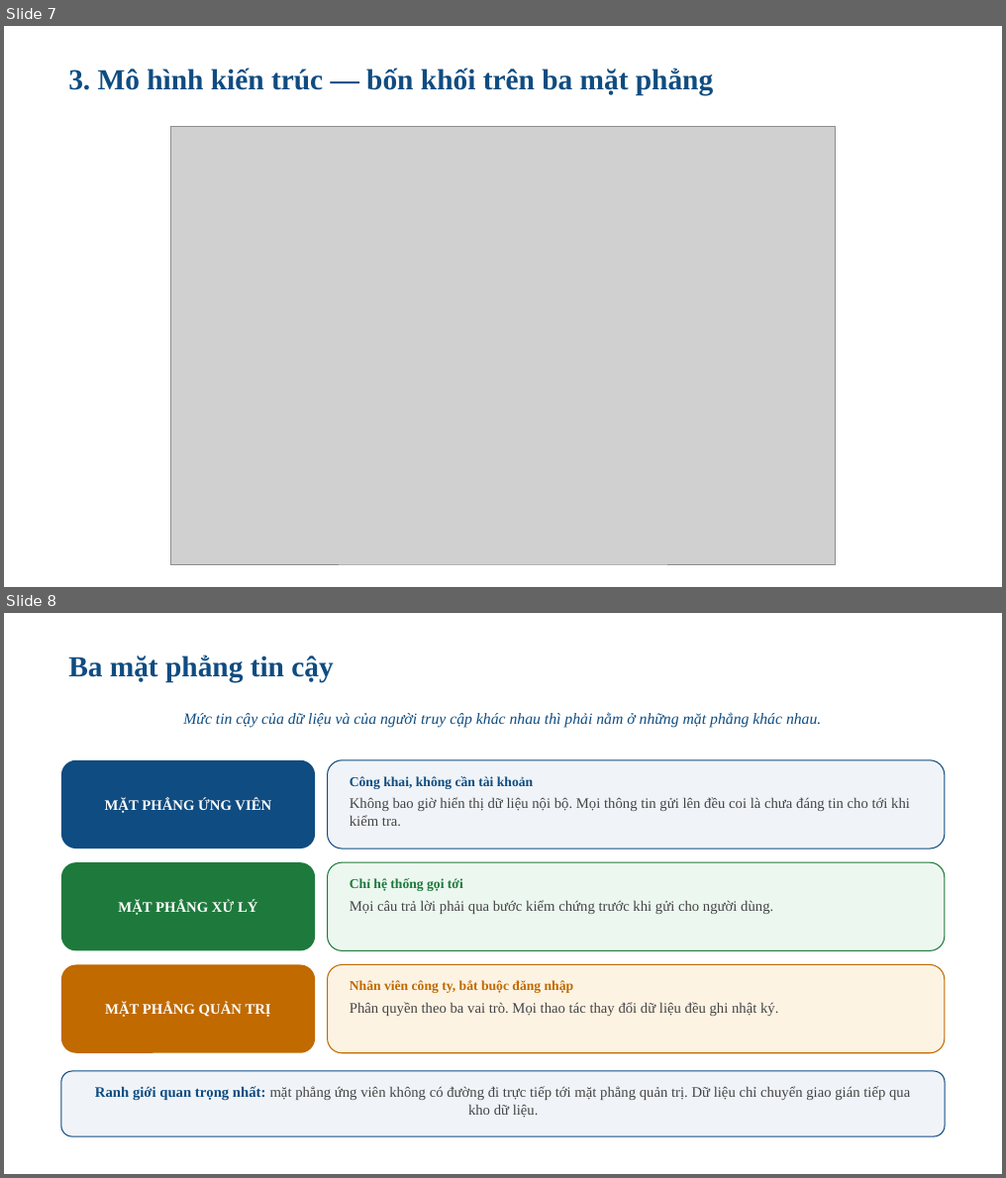
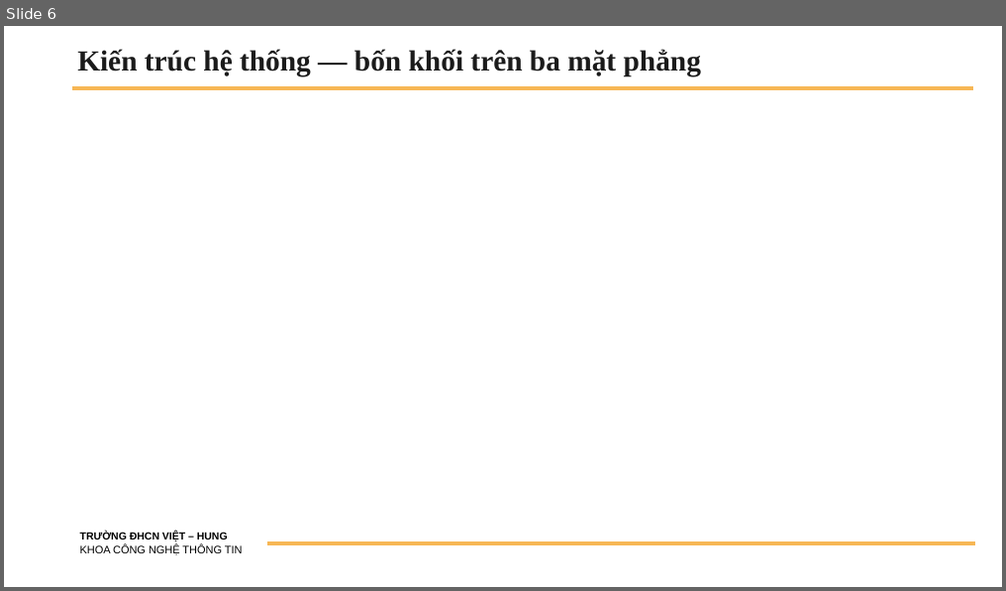
Before and after one commit to Hduc2412/Web-XKLD, a slide deck: tailieu/BaoCao_TienDo_DATN_HoangMinhDuc_2200583.pptx. Shown one above the other, each under a label of ours: slides 7 and 8 before the commit, slide 6 after it. The pictures are 1006x1178 and 1006x591 pixels, drawn with LibreOffice and Linux fonts; fonts in the diff are those of the drawing; grey boxes stand for pictures; background and template pictures are left out. Boxes give left, top, right and bottom in pixels: in the first picture for what was removed or moved away, otherwise in the second. Text is boxed around its words. In the diff, an @@ line names an element or a change of style, - is before the commit and + after.

```diff
--- a/tailieu/BaoCao_TienDo_DATN_HoangMinhDuc_2200583.pptx
+++ b/tailieu/BaoCao_TienDo_DATN_HoangMinhDuc_2200583.pptx
@@ slide 8 removed at (x1=4, y1=613, x2=1002, y2=1174), background #FFFFFF @@
@@ text removed at (x1=68, y1=655, x2=333, y2=682) @@
-Ba mặt phẳng tin cậy
@@ text removed at (x1=183, y1=712, x2=821, y2=728) @@
-Mức tin cậy của dữ liệu và của người truy cập khác nhau thì phải nằm ở những mặt phẳng khác nhau.
@@ rounded rectangle removed at (x1=61, y1=761, x2=316, y2=849) @@
-MẶT PHẲNG ỨNG VIÊN
@@ rounded rectangle removed at (x1=328, y1=761, x2=945, y2=849) @@
@@ text removed at (x1=350, y1=776, x2=910, y2=826) @@
-Công khai, không cần tài khoản
-Không bao giờ hiển thị dữ liệu nội bộ. Mọi thông tin gửi lên đều coi là chưa đáng tin cho tới khi kiểm tra.
@@ rounded rectangle removed at (x1=61, y1=863, x2=316, y2=952) @@
-MẶT PHẲNG XỬ LÝ
@@ rounded rectangle removed at (x1=328, y1=863, x2=945, y2=952) @@
@@ text removed at (x1=350, y1=878, x2=773, y2=914) @@
-Chỉ hệ thống gọi tới
-Mọi câu trả lời phải qua bước kiểm chứng trước khi gửi cho người dùng.
@@ rounded rectangle removed at (x1=61, y1=964, x2=316, y2=1054) @@
-MẶT PHẲNG QUẢN TRỊ
@@ rounded rectangle removed at (x1=328, y1=964, x2=945, y2=1054) @@
@@ text removed at (x1=350, y1=980, x2=778, y2=1016) @@
-Nhân viên công ty, bắt buộc đăng nhập
-Phân quyền theo ba vai trò. Mọi thao tác thay đổi dữ liệu đều ghi nhật ký.
@@ rounded rectangle removed at (x1=61, y1=1071, x2=945, y2=1137) @@
@@ text removed at (x1=95, y1=1086, x2=910, y2=1118) @@
-Ranh giới quan trọng nhất: mặt phẳng ứng viên không có đường đi trực tiếp tới mặt phẳng quản trị. Dữ liệu chỉ chuyển giao gián tiếp qua kho dữ liệu.
@@ what was slide 7 is now slide 6 @@
@@ slide 6 changed as well @@
@@ title "Kiến trúc hệ thống — ..." at (x1=77, y1=49, x2=701, y2=76): vertical alignment top to middle @@
@@ title at (x1=77, y1=49, x2=701, y2=76): text changed; text colour #0F4C81 to #1B1B1B @@
-3. Mô hình kiến trúc — bốn khối trên ba mặt phẳng
+Kiến trúc hệ thống — bốn khối trên ba mặt phẳng
@@ line added from (73, 88) to (974, 88), #F7B755 3.75 pt @@
@@ picture removed at (x1=171, y1=127, x2=835, y2=565) @@
@@ text added at (x1=80, y1=532, x2=243, y2=556), 10.5 pt, text #000000 @@
+TRƯỜNG ĐHCN VIỆT – HUNG
+KHOA CÔNG NGHỆ THÔNG TIN
@@ line added from (267, 544) to (975, 544), #F7B755 3.75 pt @@
```
Also in this commit, not shown: 1 other slide changed, 8 slides added, 11 other slides removed.
